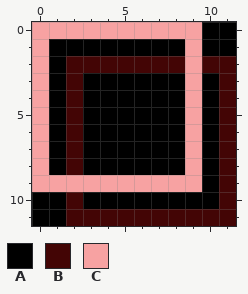
A pixel-art file gets an edit: assets/ui_button.aseprite. The picture above is the old version.
12x12 pixels, 1 frame.
Palette (. is transparent): A #000000  B #430505  C #f7a2a2
Pixels before, first column x 0:
 0 CCCCCCCCCCAA
 1 CAAAAAAAACAA
 2 CABBBBBBBCBB
 3 CABAAAAAACAB
 4 CABAAAAAACAB
 5 CABAAAAAACAB
 6 CABAAAAAACAB
 7 CABAAAAAACAB
 8 CABAAAAAACAB
 9 CCCCCCCCCCAB
10 AABAAAAAAAAB
11 AABBBBBBBBBB
Once edited:
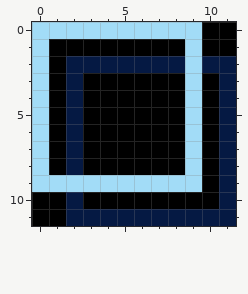
Log entry: Make UI elements blue
The exact change:
Colour B changes from #430505 to #051943.
Colour C changes from #f7a2a2 to #a2dcf7.
Boxes around the changes in both pictures, in picture pixels (x1, y1, x2, y2):
changed: (32, 22, 236, 226)
